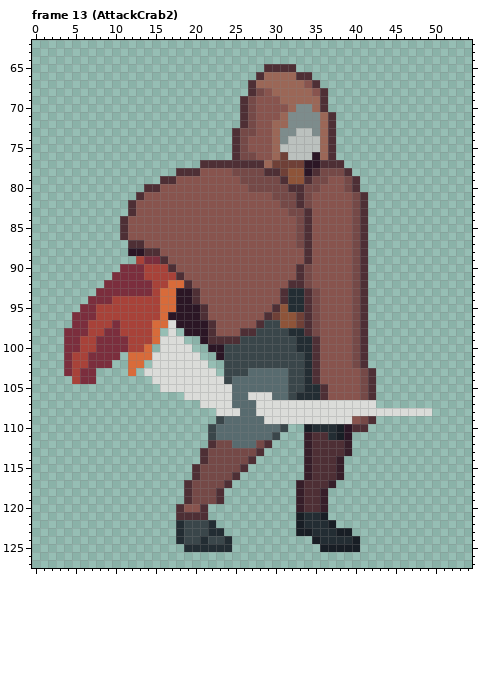
Pixel-art file -- Personal_Roberto/ASEPRITE/1. Liora/Liora_Cangrejo.aseprite. The picture above is the old version.
128x128 pixels, 34 frames. Shown: frame 13 (AttackCrab2): x 0..54, y 62..127. The commit also changed other frames, which this record leaves out.
Once edited:
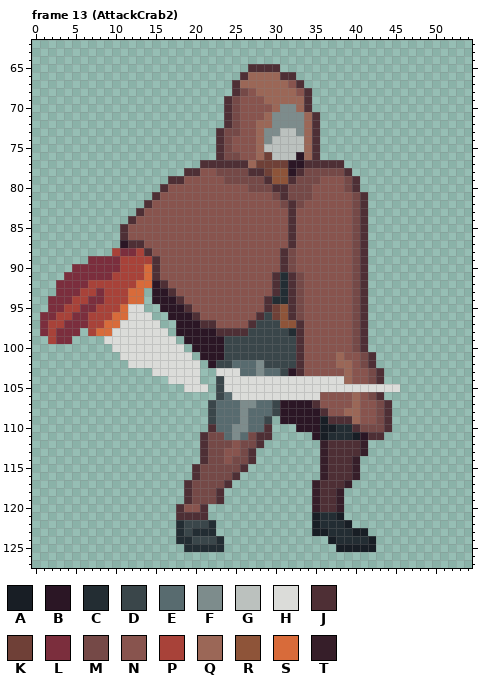
Palette (. is transparent): A #181e25  B #2b1625  C #232d33  D #3a464a  E #586b6f  F #7d8c8c  G #bbc1be  H #dbdcd9  J #4e2f35  K #6f4037  L #7b2e3d  M #754947  N #88544e  P #a84239  Q #9b6757  R #8e5439  S #d86b3a  T #361e29
Changes in this commit:
Frame 13 (AttackCrab2), layers "Layer 2", "Layer 1", "Flattened":
y 65: x 27..28 .. -> JJ; x 31..32 JJ -> ..
y 66: x 26..28 ..J -> JQQ; x 31..34 QQJJ -> JJ..
y 67: x 25..27 ..J -> JQQ; x 32..35 QQNJ -> NJ..
y 68: x 25..29 ..JMN -> JMNQQ; x 33..36 QQNJ -> NJ..
y 69: x 24..27 ..JM -> JMNN; x 29..30 NN -> QQ; x 34..36 QQJ -> J..
y 70: x 24..27 ..JM -> JMNN; x 30..36 NNQFFQJ -> QFFQJ..
y 71: x 24..27 ..JM -> JMNN; x 29..31 NNQ -> QFF; x 34..37 FFQJ -> QJ..
y 72: x 24..31 ..JMNNQQ -> JMNNQQFF; x 34..37 FFQJ -> QJ..
y 73: x 23..37 ..JMMNNQFFGGFQJ -> JMMNNQFFGGFQJ..
y 74: x 23..26 ..JM -> JMNN; x 28..31 NNQF -> QFGG; x 34..37 GGQJ -> QJ..
y 75: x 23..26 ..JM -> JMNN; x 28..30 NNQ -> QGG; x 34..37 GGQJ -> QJ..
y 76: x 23..31 ..JMMNNQK -> JMMNNQKGG; x 33..37 GGBQJ -> BQJ..
y 77: x 27..29 JJQ -> QKK; x 32..35 KKBB -> BBJJ
y 78: x 18 J -> .; x 23..24 NN -> MM; x 27..35 MMJJKRRBJ -> JJKRRBJMM
y 79: x 16 J -> .; x 18 N -> J; x 24..25 NN -> MM; x 29..34 MMJRRJ -> JRRJMM; x 36 M -> N
y 80: x 14..16 JJN -> ..J; x 30..33 MMJJ -> JJMM; x 35 M -> N
y 81: x 13..15 JNN -> ..J; x 31 M -> J; x 33 J -> M
y 82: x 12..14 JNN -> ..J; x 32..34 MJM -> JMN
y 83: x 12..13 JN -> .J; x 32..34 MMJ -> JNN
y 84: x 11..12 JN -> .J; x 32..34 NMJ -> JNN
y 85..86: x 32..34 NMJ -> JNN
y 87: x 11 . -> B; x 32..34 NMJ -> JNN
y 88: x 10..13 ..BB -> PLLP; x 15 J -> N; x 31..32 NN -> JM; x 34 J -> N
y 89: x 7..12 ...... -> LLLLPP; x 14..16 LLJ -> PJN; x 31..32 NN -> JM; x 34 J -> N
y 90: x 5..17 ......LLLPPPJ -> LLLLLLPPPSJNN; x 31..34 NNJM -> JMNN
y 91: x 4..18 ......LLLLPPPPJ -> LLLLLLPPPPSJNNN; x 30..34 NNNJM -> JCJMN
y 92: x 3..19 ......LLLLLLPPSSJ -> LLLLPPPPPPSSBJNNN; x 30..31 NN -> JC; x 33..34 JM -> MN
y 93: x 3..7 ..... -> LLLPP; x 9..20 LLLLLLPSSBBJ -> PPPSS.BBJNNN; x 30..35 NJCCJM -> JCJMNN
y 94: x 2..6 ..... -> LLLPP; x 9 L -> P; x 12..20 PPPPSSBBJ -> SS.BBBJNN; x 29..35 NNJCCJM -> JCCJMNN
y 95: x 2..5 .... -> LLPP; x 11..17 PPPPPSS -> SHH..BB; x 19..21 BBJ -> JNN; x 29..30 NJ -> JK; x 32..35 CCJM -> JMNN
y 96: x 1..4 .... -> LLPP; x 7 L -> P; x 10..16 PPPPPPS -> SSHHH..; x 20..21 BJ -> JN; x 28..29 NJ -> JD; x 32..35 RKJM -> JMNN
y 97: x 1..4 .... -> LPPL; x 9..17 PLPPPPSSH -> SSHHHHH..; x 21 B -> J; x 27..28 NJ -> JD; x 33..35 KJM -> JNN
y 98: x 1..3 ... -> LPL; x 6 L -> .; x 8..18 PLLPPPPS.H. -> SSHHHHHHH.B; x 22..25 JNNN -> BJJJ; x 27 J -> D; x 33..35 CJM -> JNN
y 99: x 2..3 .. -> PL; x 5..15 LPPLLLLPPPS -> ....HHHHHHH; x 18..20 H.. -> .BB; x 22..25 JJJJ -> BBDD; x 33..35 CCJ -> JNN
y 100: x 4..15 LLPPLLLLPPS. -> ......HHHHHH; x 19..21 H.. -> .BB; x 33..35 CCJ -> JNN
y 101: x 4..14 LPPLLLL.SSS -> .......HHHH; x 20..22 H.. -> .BB; x 33..35 DCJ -> JNN; x 38 N -> Q; x 40..42 MJ. -> NMJ
y 102: x 4..9 LPPLLL -> ......; x 12..14 SS. -> HHH; x 21..23 H.. -> .BD; x 25..28 DDDD -> EEEF; x 33..35 DCJ -> JNN; x 38..42 NNMJ. -> QQNMJ
y 103: x 4..7 LPLL -> ....; x 12 S -> .; x 14 H -> .; x 21..26 HH.DDD -> ..HHHE; x 28 E -> F; x 31..35 EDDCJ -> DBJNN; x 39 N -> Q; x 41..43 MJ. -> NMJ
y 104: x 5..7 PLL -> ...; x 15..16 HH -> ..; x 21..39 HHHDEEEEEEEDDCJNNNN -> ..DHHHHHHHHHHHHHHHQ; x 41..43 MJ. -> NMJ
y 105: x 16..18 HHH -> ...; x 22..23 HH -> .D; x 25..45 EEEEEEEDDCCJNNNNMJ... -> HHHHHHHHHHHHHHHHHHHHH
y 106: x 19..26 HHHHHHEE -> ....DEHH; x 30..36 EEDCCCJ -> HHHHHHN; x 40..43 NMJ. -> QNMJ
y 107: x 21..24 HHHH -> .DEE; x 26..44 EEHHHHHHHHHHHHHHH.. -> FFEEDBBBBJNNNNQNNMJ
y 108: x 22..26 .HHHE -> DEEEF; x 28..49 HHHHHHHHHHHHHHHHHHHHHH -> EEDBBBBBJNNQQNNMJ.....
y 109: x 22..23 .D -> DE; x 26 E -> F; x 29..44 HHHHHHHHHHHNMJ.. -> D.BBBBBAJJJQNNMJ
y 110: x 22 D -> J; x 25..26 EE -> FF; x 29..31 EED -> J..; x 33..39 .ACCCAB -> BBBAACC; x 41..44 J... -> MMMJ
y 111: x 21..23 .DE -> JMM; x 25 E -> F; x 27..30 EEED -> MJJ.; x 34..36 TJJ -> .BA; x 38..43 AB.... -> CCABJJ
y 112: x 21..22 .J -> JM; x 25..29 EEEMJ -> NMMJ.; x 34..36 TJJ -> ..T; x 39..41 T.. -> JJT
y 113: x 24..25 MM -> NN; x 27..28 MJ -> J.; x 34..36 TJJ -> ..T; x 39..41 T.. -> JJT
y 114: x 24 M -> N; x 34..36 TJJ -> ..T; x 38..40 T.. -> JJT
y 115..116: x 34..36 TJJ -> ..T; x 38..40 T.. -> JJT
y 117: x 33..35 TJJ -> ..T; x 37..39 T.. -> JJT
y 118..120: x 33..38 TJJT.. -> ..TJJT
y 121: x 33..38 ACCA.. -> ..ACCA
y 122: x 33..35 ACC -> ..A; x 37..39 A.. -> CCA
y 123: x 20..21 DD -> CC; x 23 C -> .; x 33..36 AACC -> ..AA; x 38..41 AA.. -> CCAA
y 124: x 19 D -> C; x 21 C -> D; x 23..24 DC -> C.; x 35..37 ACC -> ..A; x 40..42 A.. -> CCA
y 125: x 24 C -> .; x 36..37 AA -> ..; x 41..42 .. -> AA
